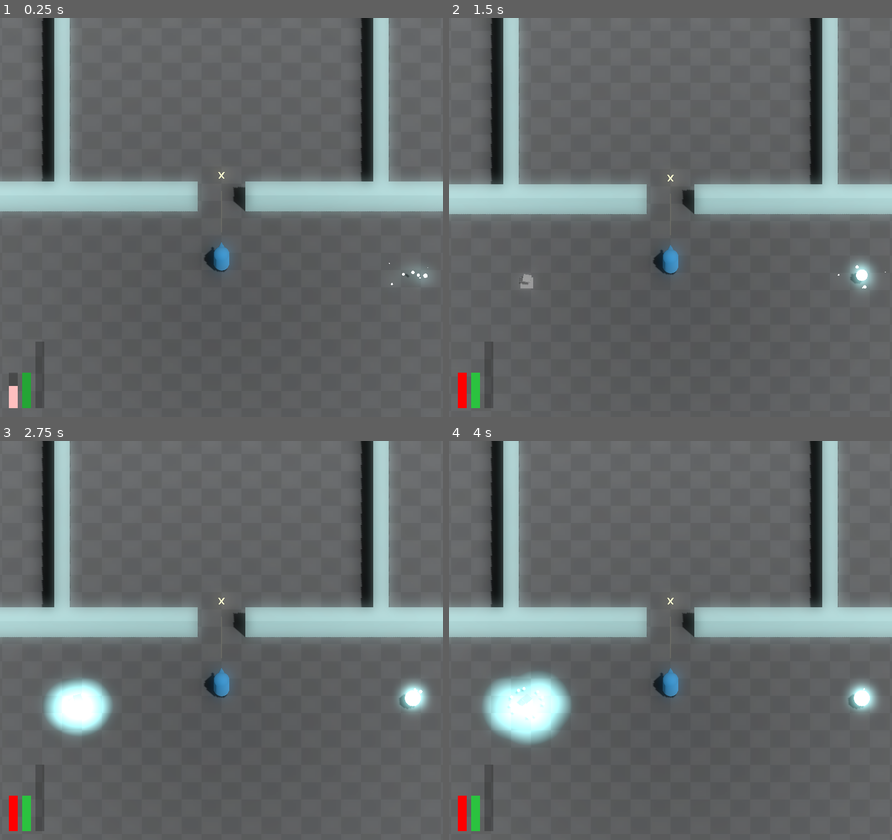
Above: before the commit, frames 1-4 (two rows, left to right).
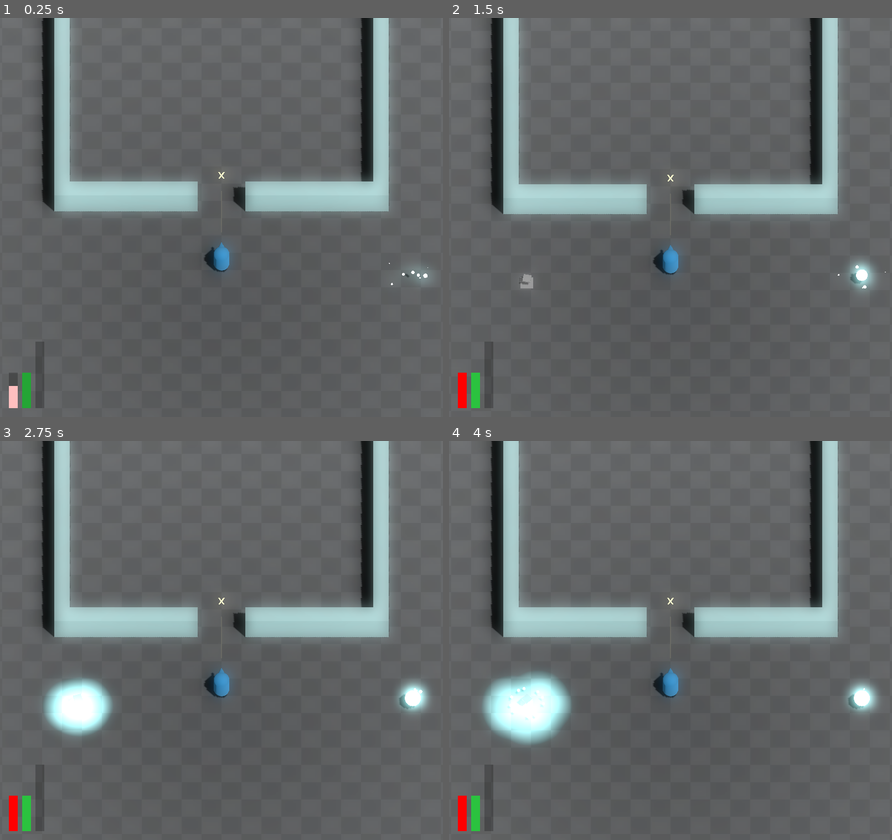
Above: after the commit, the same moments.

Repository: JackEvans24/bullet-absorb
Game: Godot game, scene res://scenes/main.tscn
The game is run twice, just before and just after one commit, with the same random seed, the same clock (stepped at 60 frames per second) and the same inputs.
Inputs:
- Up to frame 1 (0.25 s): no input
- Up to frame 2 (1.5 s): no input
- Up to frame 3 (2.75 s): no input
- Up to frame 4 (4 s): no input

The runs differ from the first frame. In frame 1, 2.1% of the frame differs, in the area x 0-100%, y 39-50%; in frame 2, 2.1%; in frame 3, 2.1%; in frame 4, 2.1%.

Commit message:
chore: add wanderer room to main for testing

Diff:
--- a/scenes/main.tscn
+++ b/scenes/main.tscn
@@ -8,9 +8,6 @@
 [ext_resource type="Resource" uid="uid://da0sxh7vg3wxe" path="res://data/camera/doors_changed_screen_shake.tres" id="2_v7lto"]
 [ext_resource type="Script" path="res://scripts/mechanics/rooms/room_controller.gd" id="3_yfuie"]
 [ext_resource type="PackedScene" uid="uid://cl1dul38xrvt2" path="res://prefabs/cameras.tscn" id="4_nws0m"]
-[ext_resource type="Resource" uid="uid://g8t31vgbn4n2" path="res://data/rooms/active_rooms/burster_room.tres" id="6_o8dac"]
-[ext_resource type="Resource" uid="uid://cyhd6riuxyc1o" path="res://data/rooms/active_rooms/turret_room.tres" id="7_4aog2"]
-[ext_resource type="Resource" uid="uid://cwk1nv84gmg48" path="res://data/rooms/active_rooms/wanderer_room.tres" id="7_wpyvy"]
 [ext_resource type="Script" path="res://scripts/effects/hit_stop.gd" id="8_dyhou"]
 [ext_resource type="PackedScene" uid="uid://bcjb1jnr0y5mb" path="res://prefabs/power/power_generator.tscn" id="9_cyv5f"]
 [ext_resource type="PackedScene" uid="uid://dd7vuam6cs4fp" path="res://prefabs/power/power_orb.tscn" id="14_c7b1x"]
@@ -59,17 +56,8 @@
 [node name="Rooms" type="Node" parent="World"]
 script = ExtResource("3_yfuie")
 
-[node name="BursterRoom" parent="World/Rooms" instance=ExtResource("2_2rk65")]
-transform = Transform3D(1, 0, 0, 0, 1, 0, 0, 0, 1, -20, 0, -9)
-active_config = ExtResource("6_o8dac")
-
 [node name="WandererRoom" parent="World/Rooms" instance=ExtResource("2_2rk65")]
 transform = Transform3D(1, 0, 0, 0, 1, 0, 0, 0, 1, 0, 0, -9)
-active_config = ExtResource("7_wpyvy")
-
-[node name="TurretRoom" parent="World/Rooms" instance=ExtResource("2_2rk65")]
-transform = Transform3D(1, 0, 0, 0, 1, 0, 0, 0, 1, 20, 0, -9)
-active_config = ExtResource("7_4aog2")
 
 [node name="HUD" parent="." instance=ExtResource("2_bqahq")]
 
Not shown: 1 places in scenes/main.tscn that only renumber resources
